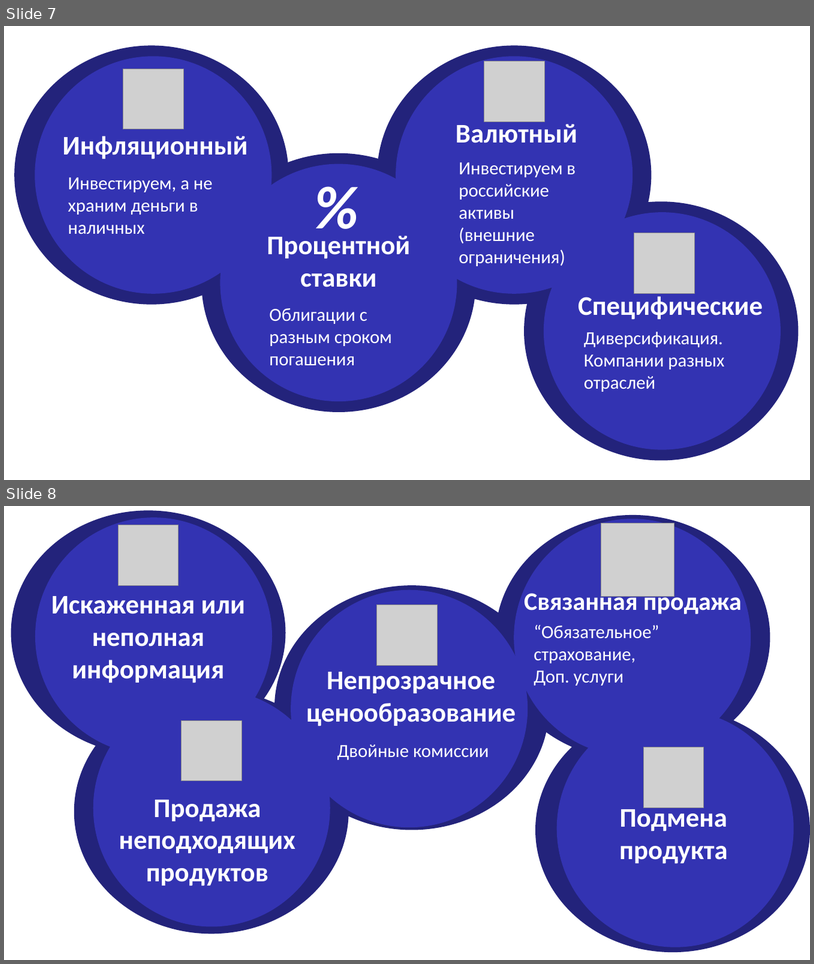
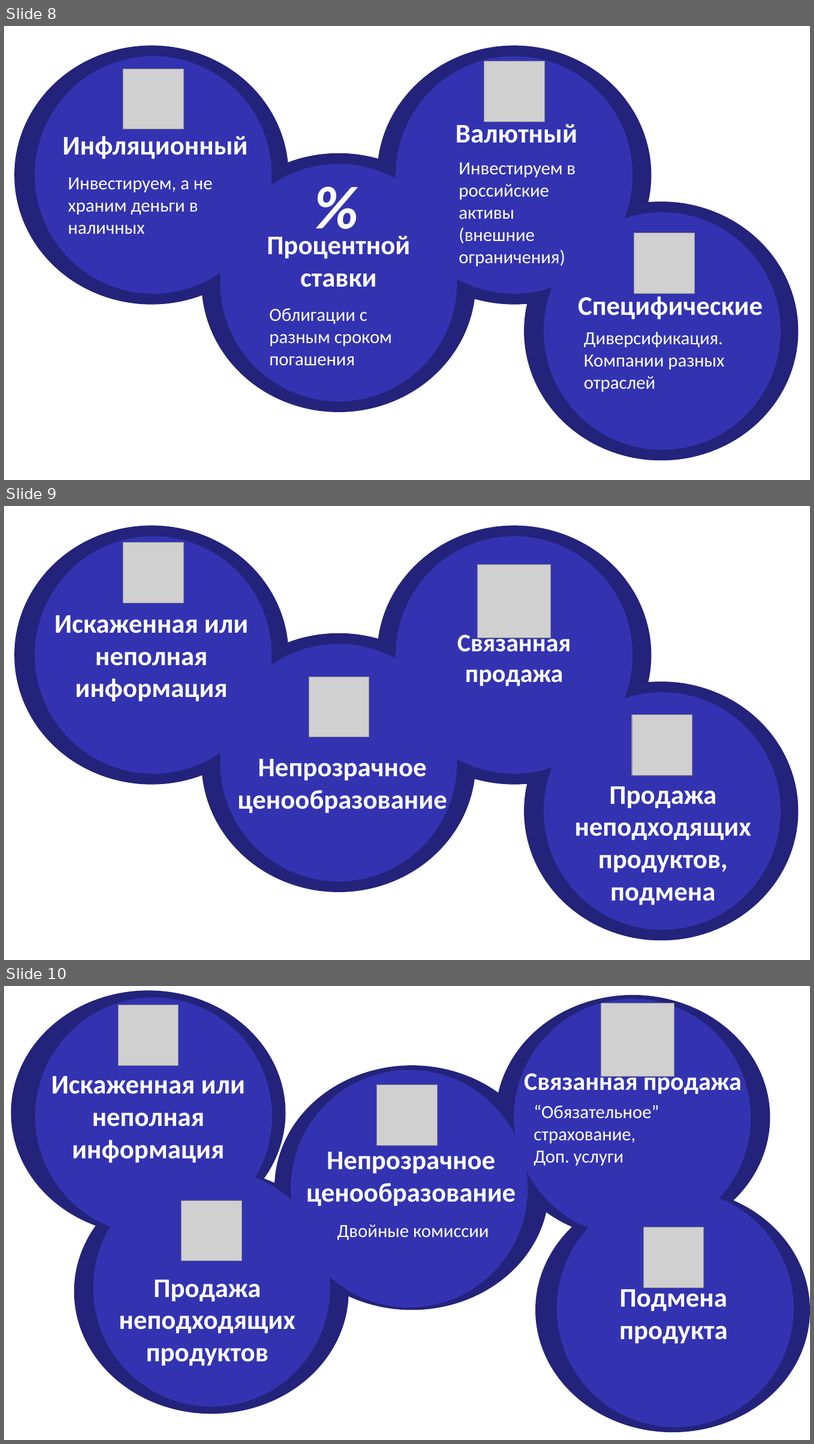
Before and after one commit to justniks/case_finance, a slide deck: финансы_преза.pptx. Shown one above the other, each under a label of ours: slides 7 and 8 before the commit, slides 8, 9 and 10 after it. The pictures are 814x964 and 814x1444 pixels, drawn with LibreOffice and Linux fonts; fonts in the diff are those of the drawing; grey boxes stand for pictures. Boxes give left, top, right and bottom in pixels: in the first picture for what was removed or moved away, otherwise in the second. Text is boxed around its words. In the diff, an @@ line names an element or a change of style, - is before the commit and + after.

```diff
--- a/финансы_преза.pptx
+++ b/финансы_преза.pptx
@@ slide 9 added at [4, 506, 810, 960], background #FFFFFF @@
@@ ellipse added at [14, 525, 289, 784], fill #23237B @@
@@ ellipse added at [35, 536, 272, 774], fill #3333B2 @@
@@ ellipse added at [377, 525, 652, 784], fill #23237B @@
@@ ellipse added at [396, 536, 633, 774], fill #3333B2 @@
@@ picture added at [123, 542, 183, 603] @@
@@ picture added at [477, 565, 551, 638] @@
@@ text added at [54, 615, 248, 702], 32 pt, text #FFFFFF, bold @@
+Искаженная или неполная информация
@@ text added at [458, 631, 571, 686], 30 pt, text #FFFFFF, bold @@
+Связанная продажа
@@ ellipse added at [202, 633, 476, 892], fill #23237B @@
@@ ellipse added at [221, 644, 458, 881], fill #3333B2 @@
@@ picture added at [309, 676, 369, 737] @@
@@ ellipse added at [524, 681, 799, 940], fill #23237B @@
@@ ellipse added at [544, 693, 782, 930], fill #3333B2 @@
@@ picture added at [633, 715, 693, 775] @@
@@ text added at [238, 759, 447, 815], 32 pt, text #FFFFFF, bold @@
+Непрозрачное ценообразование
@@ text added at [575, 786, 752, 905], 32 pt, text #FFFFFF, bold @@
+Продажа неподходящих продуктов, подмена
@@ what was slide 7 is now slide 8 @@
@@ what was slide 8 is now slide 10 @@
```
Also in this commit, not shown: 1 slide changed, 1 other slide added, 2 other files.
